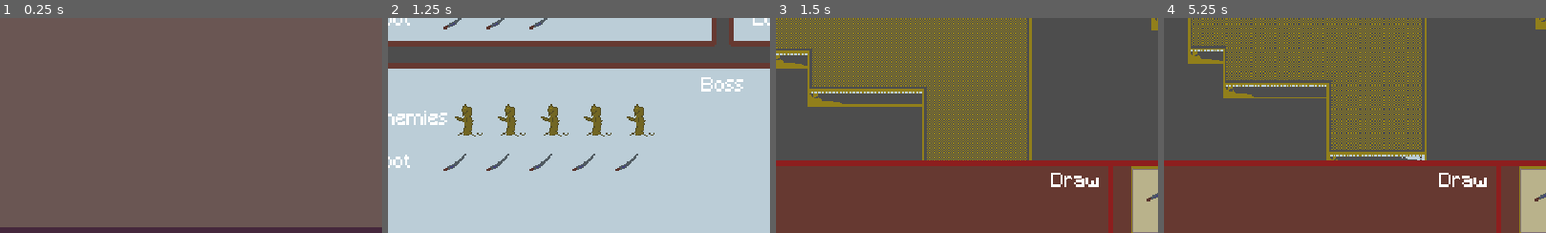
Above: before the commit, frames 1-4 (left to right).
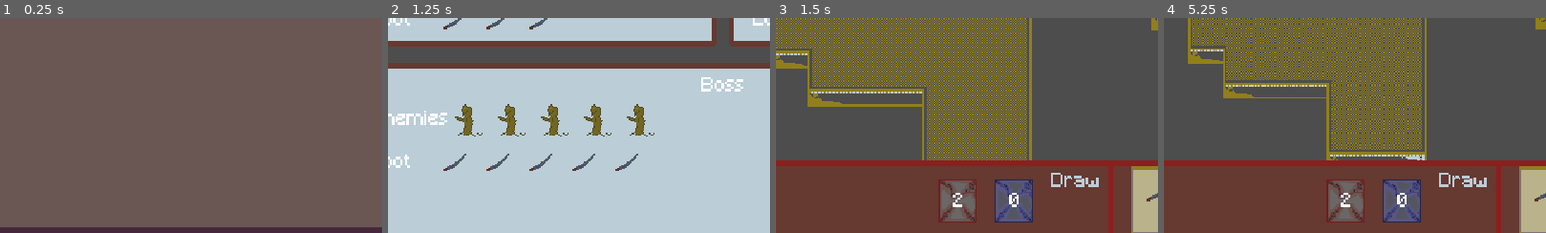
Above: after the commit, the same moments.

Repository: HartThomas/grid-based-card-fighter
Game: Godot game, scene res://ui/main_menu/main_menu.tscn
Two runs of this game, one before a commit and one after it. Both use one fixed random seed, a clock stepped at 60 frames per second and the inputs below.
Inputs (mouse positions are % of the whole screen's width and height, from its top left):
- Up to frame 1 (0.25 s): no input
- Up to frame 2 (1.25 s): click (52, 37) at 0.5 s
- Up to frame 3 (1.5 s): tap Enter at 1.25 s; drag from (25, 15) to (60, 28) at 1.27 s
- Up to frame 4 (5.25 s): click "Draw" at 2 s; click "Draw" at 2.75 s; click "Draw" at 3.5 s; tap Space at 4.25 s; drag from (30, 55) to (45, 70) at 4.27 s; tap Enter at 5 s; move the mouse to (60, 28) at 5.02 s; tap Mouse wheel down (camera_zoom_out) at 5.1 s; click (60, 28) at 5.17 s
The pictures show only the part of the screen within x 6-56%, y 50-100%; the shares and areas given below are measured in that part.

Frames 1-2 are identical in both runs. In frame 3, 4.0% of the frame differs, in the area x 42-85%, y 72-96%; in frame 4, 4.0%.

Commit message:
Add deck and spent feedback

Diff:
--- a/gameplay/card_manager/card_manager.gd
+++ b/gameplay/card_manager/card_manager.gd
@@ -63,3 +63,9 @@
 	hand.clear()
 	spent.clear()
 	deck.shuffle()
+
+func get_number_of_cards_deck() -> int:
+	return deck.size()
+
+func get_number_of_cards_spent() -> int:
+	return spent.size()
--- a/gameplay/level/level.gd
+++ b/gameplay/level/level.gd
@@ -250,6 +250,7 @@
 		card_node.card_played.connect(_on_card_played)
 		card_node.data = drawn[i]
 		card_slots[i].add_child(card_node)
+	update_pile_feedback()
 
 func _on_card_drag_started(data:CardInstance) -> void:
 	highlight_cell._setup(CardEnums.item.keys()[data.get_item()].to_lower())
@@ -272,6 +273,7 @@
 	attack_scene._setup(card,target_highlighted,target_dir)
 	card_instantia.queue_free()
 	card_manager.use_card(card)
+	update_pile_feedback()
 
 func attack_damage(data:CardInstance)-> void:
 	var tiles = get_target_tiles(instantiated_player_scene.current_position,target_dir,data.data.attack_pattern)
@@ -301,7 +303,6 @@
 		_:
 			return offset
 
-
 func _on_draw_button_pressed() -> void:
 	for card_slot in card_slots:
 		var card : Card = card_slot.get_child(0)
@@ -311,12 +312,38 @@
 	if card_manager.hand.size() == 0:
 		draw_hand()
 
-
 func _on_health_bar_mouse_entered() -> void:
 	var label = health_bar.get_child(0)
 	label.show()
 
-
 func _on_health_bar_mouse_exited() -> void:
 	var label = health_bar.get_child(0)
 	label.hide()
+
+
+@onready var spent: TextureRect = $CanvasLayer/GUI/Spent
+@onready var deck: TextureRect = $CanvasLayer/GUI/Deck
+
+func update_pile_feedback() ->void:
+	var cards_in_deck = card_manager.get_number_of_cards_deck()
+	var label :Label = deck.get_child(0)
+	label.text = str(cards_in_deck)
+	var cards_in_spent = card_manager.get_number_of_cards_spent()
+	var spent_label :Label = spent.get_child(0)
+	spent_label.text = str(cards_in_spent)
+
+func _on_spent_mouse_entered() -> void:
+	var label = spent.get_child(1)
+	label.show()
+
+func _on_spent_mouse_exited() -> void:
+	var label = spent.get_child(1)
+	label.hide()
+
+func _on_deck_mouse_entered() -> void:
+	var label = deck.get_child(1)
+	label.show()
+
+func _on_deck_mouse_exited() -> void:
+	var label = deck.get_child(1)
+	label.hide()
--- a/gameplay/level/level.tscn
+++ b/gameplay/level/level.tscn
@@ -8,6 +8,8 @@
 [ext_resource type="Texture2D" uid="uid://yc3gvjx1hecy" path="res://art/sprites/healthbar_under.png" id="6_seu3u"]
 [ext_resource type="Texture2D" uid="uid://b23ojbrpheh6t" path="res://art/sprites/healthbar_over.png" id="7_p63k6"]
 [ext_resource type="Texture2D" uid="uid://b65kfplj7m7ou" path="res://art/sprites/healthbar_progress.png" id="8_p1gxc"]
+[ext_resource type="Texture2D" uid="uid://f71dgj4wo2p2" path="res://art/sprites/spent_pile.png" id="9_p1gxc"]
+[ext_resource type="Texture2D" uid="uid://d4l226t102ymd" path="res://art/sprites/deck_pile.png" id="10_kpfii"]
 
 [sub_resource type="TileSetAtlasSource" id="TileSetAtlasSource_rj4uv"]
 texture = ExtResource("2_rj4uv")
@@ -384,6 +386,7 @@
 layout_mode = 0
 offset_right = 48.0
 offset_bottom = 21.0
+theme_override_colors/font_color = Color(0.733333, 0.803922, 0.843137, 1)
 text = "Draw"
 horizontal_alignment = 1
 vertical_alignment = 1
@@ -400,6 +403,7 @@
 texture_under = ExtResource("6_seu3u")
 texture_over = ExtResource("7_p63k6")
 texture_progress = ExtResource("8_p1gxc")
+texture_progress_offset = Vector2(0, -1)
 
 [node name="HealthBarLabel" type="Label" parent="CanvasLayer/GUI/HealthBar"]
 visible = false
@@ -411,6 +415,55 @@
 theme_override_colors/font_color = Color(0.270588, 0.156863, 0.235294, 1)
 text = "50/50"
 
+[node name="Spent" type="TextureRect" parent="CanvasLayer/GUI"]
+layout_mode = 0
+offset_left = 219.0
+offset_top = 313.0
+offset_right = 259.0
+offset_bottom = 353.0
+texture = ExtResource("9_p1gxc")
+
+[node name="SpentNumber" type="Label" parent="CanvasLayer/GUI/Spent"]
+offset_left = 1.0
+offset_top = 13.0
+offset_right = 41.0
+offset_bottom = 29.0
+horizontal_alignment = 1
+vertical_alignment = 1
+
+[node name="Label" type="Label" parent="CanvasLayer/GUI/Spent"]
+visible = false
+layout_mode = 0
+offset_right = 40.0
+offset_bottom = 16.0
+theme_override_colors/font_color = Color(0.733333, 0.803922, 0.843137, 1)
+text = "Spent"
+
+[node name="Deck" type="TextureRect" parent="CanvasLayer/GUI"]
+layout_mode = 0
+offset_left = 172.0
+offset_top = 313.0
+offset_right = 212.0
+offset_bottom = 353.0
+texture = ExtResource("10_kpfii")
+
+[node name="DeckNumber" type="Label" parent="CanvasLayer/GUI/Deck"]
+layout_mode = 0
+offset_left = 1.0
+offset_top = 13.0
+offset_right = 41.0
+offset_bottom = 29.0
+horizontal_alignment = 1
+vertical_alignment = 1
+
+[node name="Label" type="Label" parent="CanvasLayer/GUI/Deck"]
+visible = false
+layout_mode = 0
+offset_right = 40.0
+offset_bottom = 16.0
+theme_override_colors/font_color = Color(0.733333, 0.803922, 0.843137, 1)
+text = "Deck"
+
 [node name="CardContainer" type="HBoxContainer" parent="CanvasLayer"]
 offset_left = 322.0
 offset_top = 304.0
@@ -445,3 +498,7 @@
 [connection signal="pressed" from="CanvasLayer/GUI/TextureButton" to="." method="_on_draw_button_pressed"]
 [connection signal="mouse_entered" from="CanvasLayer/GUI/HealthBar" to="." method="_on_health_bar_mouse_entered"]
 [connection signal="mouse_exited" from="CanvasLayer/GUI/HealthBar" to="." method="_on_health_bar_mouse_exited"]
+[connection signal="mouse_entered" from="CanvasLayer/GUI/Spent" to="." method="_on_spent_mouse_entered"]
+[connection signal="mouse_exited" from="CanvasLayer/GUI/Spent" to="." method="_on_spent_mouse_exited"]
+[connection signal="mouse_entered" from="CanvasLayer/GUI/Deck" to="." method="_on_deck_mouse_entered"]
+[connection signal="mouse_exited" from="CanvasLayer/GUI/Deck" to="." method="_on_deck_mouse_exited"]
Binary file added: art/sprites/deck_pile.png
Not shown, added: art/sprites/deck_pile.png.import
Binary file changed: art/sprites/healthbar_progress.png
Binary file added: art/sprites/spent_pile.png
Not shown, added: art/sprites/spent_pile.png.import
Not shown: 1 places in gameplay/level/level.tscn that only renumber resources
